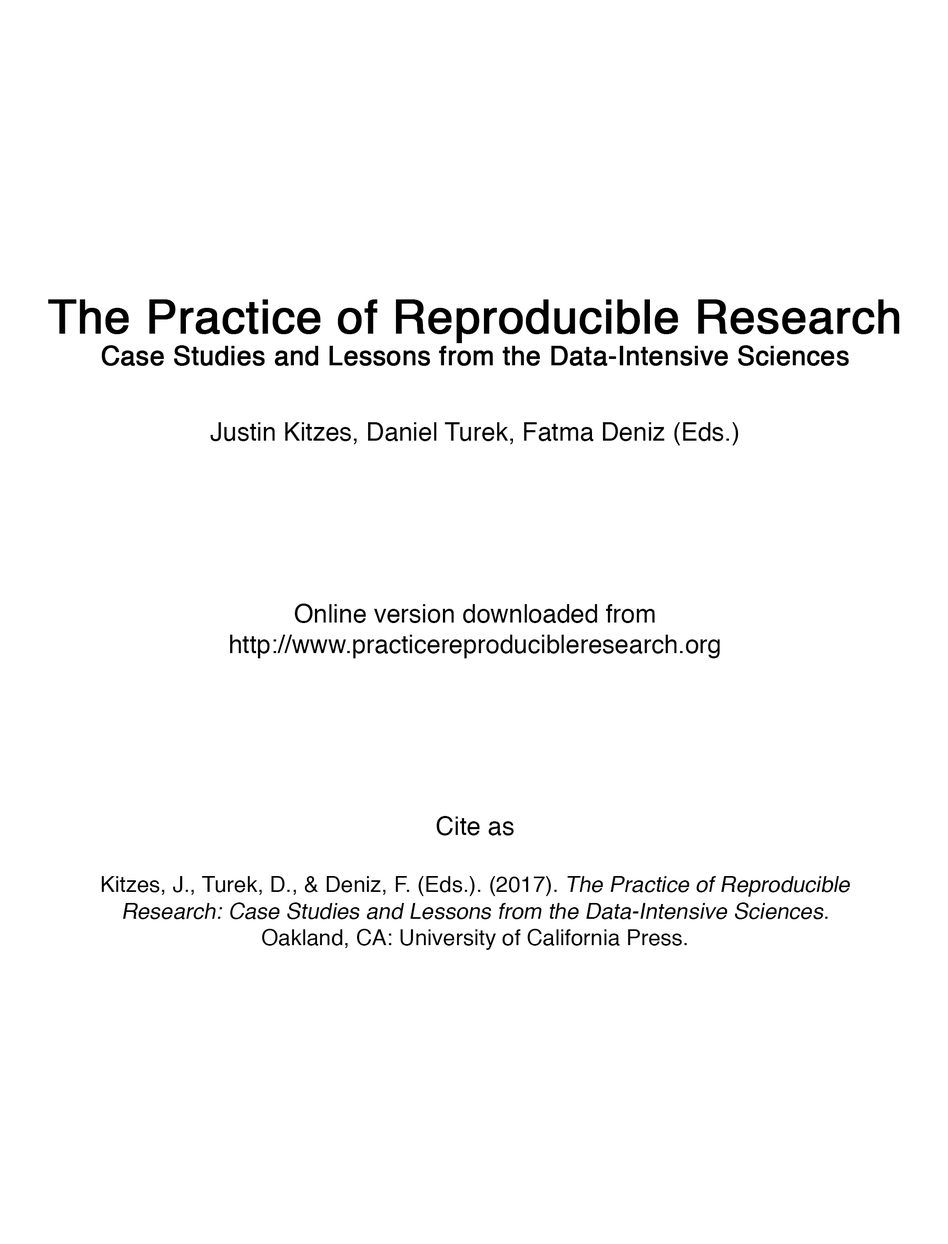
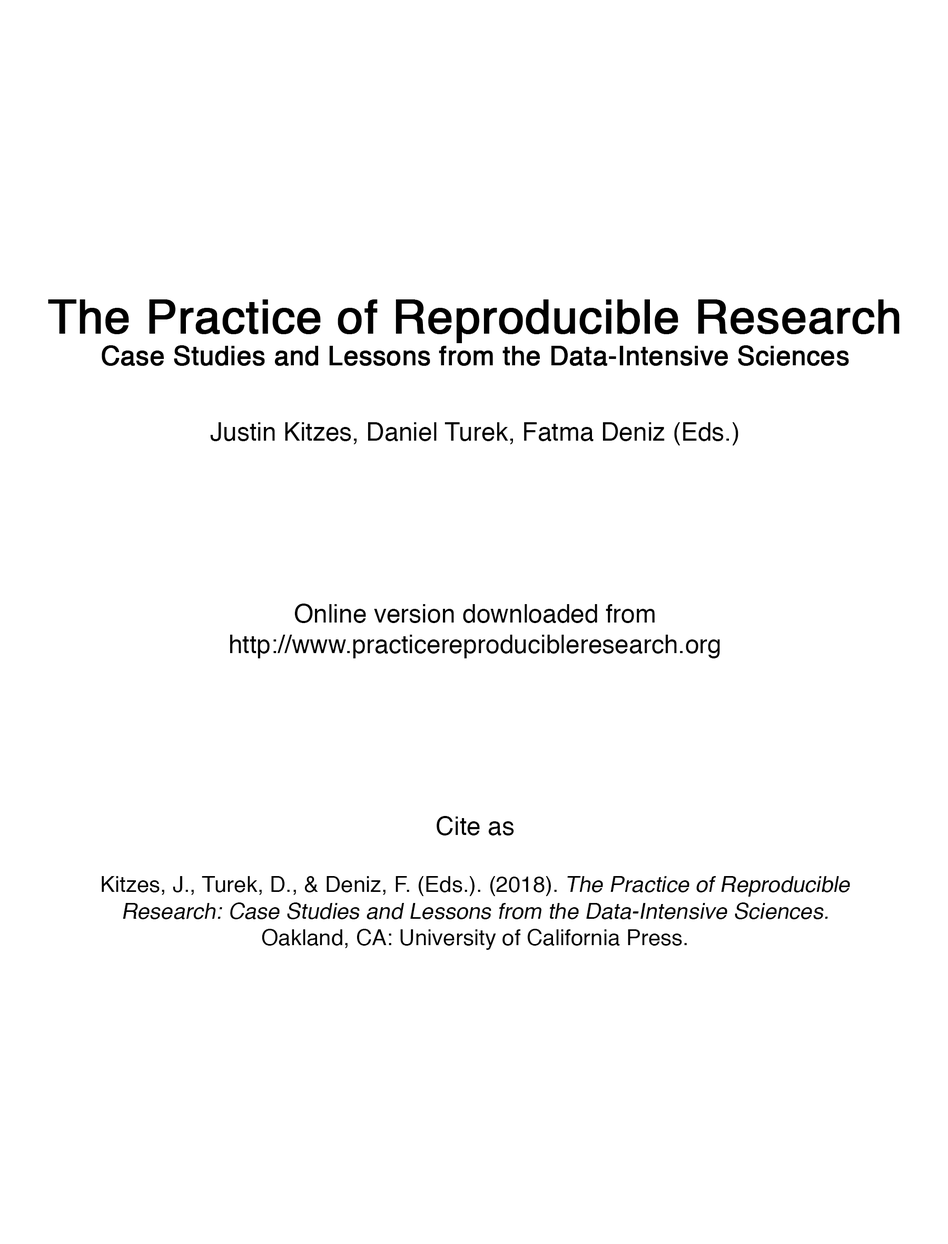
Comparing the layer stacks of the two 948x1244 images. Changes:
painted on "The Practice of Reproducible Research Case Studies and Lessons" over [533, 876, 545, 893]
